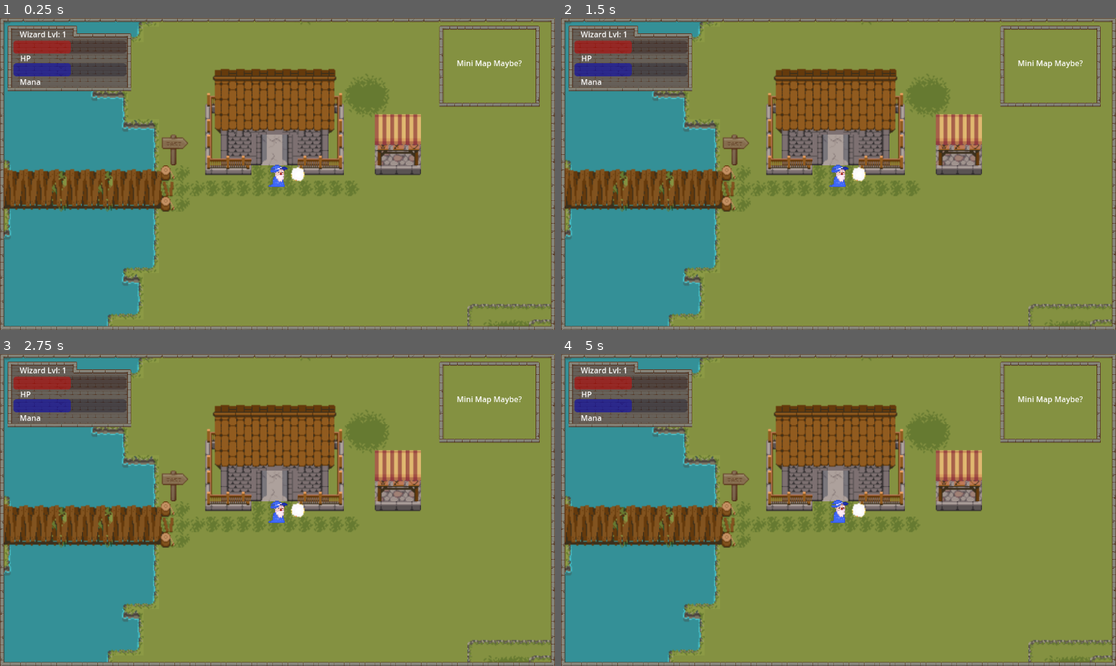
Above: before the commit, frames 1-4 (two rows, left to right).
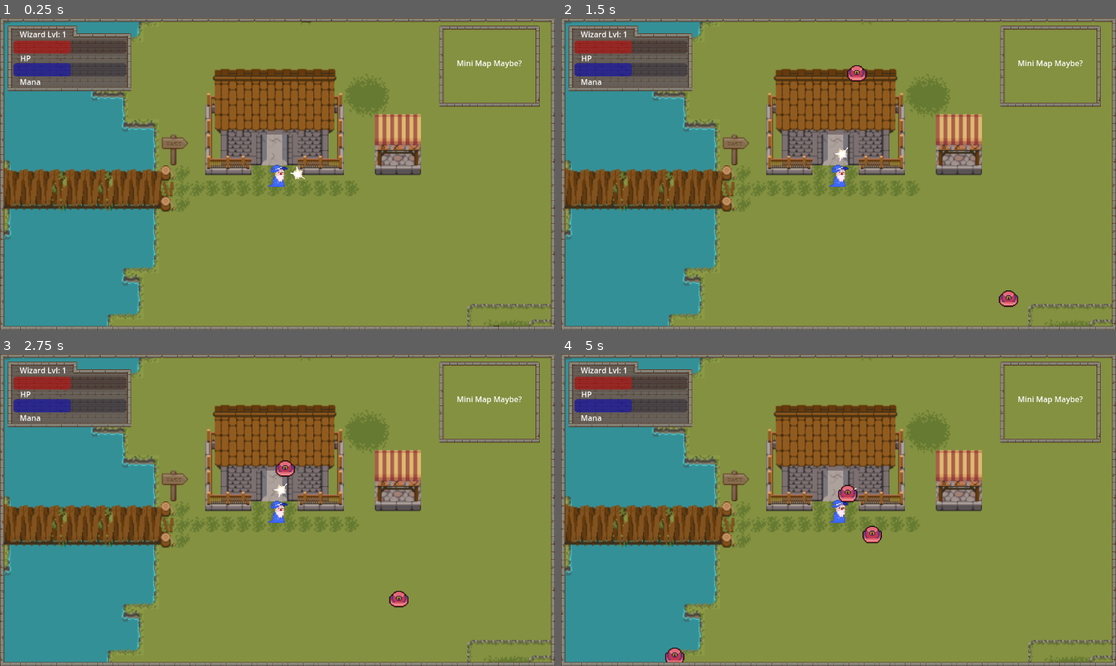
Above: after the commit, the same moments.

Repository: taylordallimore/Wizardry-Wasteland
Game: Godot game, scene res://levels/level2/level_2.tscn
The game is run twice, just before and just after one commit, with the same random seed, the same clock (stepped at 60 frames per second) and the same inputs. This scene is started directly instead of the project's main scene.
Inputs:
- Up to frame 1 (0.25 s): no input
- Up to frame 2 (1.5 s): tap 1 (magic1) at 0.6, 1.35 s
- Up to frame 3 (2.75 s): tap 1 (magic1) at 2.1 s
- Up to frame 4 (5 s): tap 1 (magic1) at 2.85, 3.6, 4.35 s

The runs differ from the first frame. In frame 1, less than 0.1% of the frame differs, in the area x 52-90%, y 0-99%; in frame 2, 0.4%; in frame 3, 0.4%; in frame 4, 0.6%, in the area x 18-58%, y 41-99%.

Commit message:
orb

Diff:
--- /dev/null
+++ b/entities/bullet.tscn
@@ -0,0 +1,17 @@
+[gd_scene load_steps=3 format=3 uid="uid://f0sw8fpdn1gj"]
+
+[ext_resource type="Texture2D" uid="uid://de13y4ggkup62" path="res://common/assets/magic_spells/round_explosion/PNG/frame0007.png" id="1_u3eaq"]
+
+[sub_resource type="CircleShape2D" id="CircleShape2D_7b2f3"]
+radius = 14.0
+
+[node name="Bullet" type="Area2D"]
+
+[node name="Frame0007" type="Sprite2D" parent="."]
+texture_filter = 1
+position = Vector2(-1.90735e-06, 0)
+scale = Vector2(0.51, 0.51)
+texture = ExtResource("1_u3eaq")
+
+[node name="CollisionShape2D" type="CollisionShape2D" parent="."]
+shape = SubResource("CircleShape2D_7b2f3")
--- a/entities/gun.gd
+++ b/entities/gun.gd
@@ -1,7 +1,10 @@
 extends Area2D
 
+@onready var anim = $AnimationPlayer
 
-func _physics_process(delta):
+
+
+func _physics_process(_delta):
 	var enemies_in_range = get_overlapping_bodies()
 	if enemies_in_range.size() > 0:
 		var target_enemy = enemies_in_range.front()
--- a/entities/gun.tscn
+++ b/entities/gun.tscn
@@ -1,10 +1,279 @@
-[gd_scene load_steps=4 format=3 uid="uid://b240o8ic7ajmf"]
-
-[ext_resource type="Texture2D" uid="uid://boniqr681ffad" path="res://common/assets/magic_spells/X_plosion/PNG/frame0001.png" id="1_0onwk"]
+[gd_scene load_steps=39 format=3 uid="uid://b240o8ic7ajmf"]
+
 [ext_resource type="Script" path="res://entities/gun.gd" id="1_a6ag5"]
+[ext_resource type="Texture2D" uid="uid://2lecll6ydvrd" path="res://common/assets/magic_spells/round_explosion/PNG/frame0008.png" id="2_bedgr"]
+[ext_resource type="Texture2D" uid="uid://dk0sp446cbkce" path="res://common/assets/magic_spells/round_vortex/spritesheet/spritesheet.png" id="3_713dy"]
 
 [sub_resource type="CircleShape2D" id="CircleShape2D_drhbb"]
 radius = 155.081
+
+[sub_resource type="AtlasTexture" id="AtlasTexture_osc0w"]
+atlas = ExtResource("3_713dy")
+region = Rect2(0, 0, 100, 100)
+
+[sub_resource type="AtlasTexture" id="AtlasTexture_opfrt"]
+atlas = ExtResource("3_713dy")
+region = Rect2(100, 0, 100, 100)
+
+[sub_resource type="AtlasTexture" id="AtlasTexture_sot87"]
+atlas = ExtResource("3_713dy")
+region = Rect2(200, 0, 100, 100)
+
+[sub_resource type="AtlasTexture" id="AtlasTexture_1mw1w"]
+atlas = ExtResource("3_713dy")
+region = Rect2(300, 0, 100, 100)
+
+[sub_resource type="AtlasTexture" id="AtlasTexture_n8kgh"]
+atlas = ExtResource("3_713dy")
+region = Rect2(400, 0, 100, 100)
+
+[sub_resource type="AtlasTexture" id="AtlasTexture_lf2p2"]
+atlas = ExtResource("3_713dy")
+region = Rect2(500, 0, 100, 100)
+
+[sub_resource type="AtlasTexture" id="AtlasTexture_ql86o"]
+atlas = ExtResource("3_713dy")
+region = Rect2(600, 0, 100, 100)
+
+[sub_resource type="AtlasTexture" id="AtlasTexture_nhe3o"]
+atlas = ExtResource("3_713dy")
+region = Rect2(700, 0, 100, 100)
+
+[sub_resource type="AtlasTexture" id="AtlasTexture_b4qdp"]
+atlas = ExtResource("3_713dy")
+region = Rect2(800, 0, 100, 100)
+
+[sub_resource type="AtlasTexture" id="AtlasTexture_denxc"]
+atlas = ExtResource("3_713dy")
+region = Rect2(900, 0, 100, 100)
+
+[sub_resource type="AtlasTexture" id="AtlasTexture_ujkex"]
+atlas = ExtResource("3_713dy")
+region = Rect2(0, 100, 100, 100)
+
+[sub_resource type="AtlasTexture" id="AtlasTexture_8nn5w"]
+atlas = ExtResource("3_713dy")
+region = Rect2(100, 100, 100, 100)
+
+[sub_resource type="AtlasTexture" id="AtlasTexture_xt8f6"]
+atlas = ExtResource("3_713dy")
+region = Rect2(200, 100, 100, 100)
+
+[sub_resource type="AtlasTexture" id="AtlasTexture_g7ywl"]
+atlas = ExtResource("3_713dy")
+region = Rect2(300, 100, 100, 100)
+
+[sub_resource type="AtlasTexture" id="AtlasTexture_vjuhf"]
+atlas = ExtResource("3_713dy")
+region = Rect2(400, 100, 100, 100)
+
+[sub_resource type="AtlasTexture" id="AtlasTexture_dohx6"]
+atlas = ExtResource("3_713dy")
+region = Rect2(500, 100, 100, 100)
+
+[sub_resource type="AtlasTexture" id="AtlasTexture_81nax"]
+atlas = ExtResource("3_713dy")
+region = Rect2(600, 100, 100, 100)
+
+[sub_resource type="AtlasTexture" id="AtlasTexture_d5ecr"]
+atlas = ExtResource("3_713dy")
+region = Rect2(700, 100, 100, 100)
+
+[sub_resource type="AtlasTexture" id="AtlasTexture_icp3t"]
+atlas = ExtResource("3_713dy")
+region = Rect2(800, 100, 100, 100)
+
+[sub_resource type="AtlasTexture" id="AtlasTexture_3dnf6"]
+atlas = ExtResource("3_713dy")
+region = Rect2(900, 100, 100, 100)
+
+[sub_resource type="AtlasTexture" id="AtlasTexture_o60eg"]
+atlas = ExtResource("3_713dy")
+region = Rect2(0, 200, 100, 100)
+
+[sub_resource type="AtlasTexture" id="AtlasTexture_awrbf"]
+atlas = ExtResource("3_713dy")
+region = Rect2(100, 200, 100, 100)
+
+[sub_resource type="AtlasTexture" id="AtlasTexture_hcqob"]
+atlas = ExtResource("3_713dy")
+region = Rect2(200, 200, 100, 100)
+
+[sub_resource type="AtlasTexture" id="AtlasTexture_8d0p2"]
+atlas = ExtResource("3_713dy")
+region = Rect2(300, 200, 100, 100)
+
+[sub_resource type="AtlasTexture" id="AtlasTexture_37ms5"]
+atlas = ExtResource("3_713dy")
+region = Rect2(400, 200, 100, 100)
+
+[sub_resource type="AtlasTexture" id="AtlasTexture_ndheh"]
+atlas = ExtResource("3_713dy")
+region = Rect2(500, 200, 100, 100)
+
+[sub_resource type="AtlasTexture" id="AtlasTexture_ysy6r"]
+atlas = ExtResource("3_713dy")
+region = Rect2(600, 200, 100, 100)
+
+[sub_resource type="AtlasTexture" id="AtlasTexture_ig42s"]
+atlas = ExtResource("3_713dy")
+region = Rect2(700, 200, 100, 100)
+
+[sub_resource type="AtlasTexture" id="AtlasTexture_q0cw8"]
+atlas = ExtResource("3_713dy")
+region = Rect2(800, 200, 100, 100)
+
+[sub_resource type="AtlasTexture" id="AtlasTexture_kjkl0"]
+atlas = ExtResource("3_713dy")
+region = Rect2(900, 200, 100, 100)
+
+[sub_resource type="SpriteFrames" id="SpriteFrames_ftes2"]
+animations = [{
+"frames": [{
+"duration": 1.0,
+"texture": SubResource("AtlasTexture_osc0w")
+}, {
+"duration": 1.0,
+"texture": SubResource("AtlasTexture_opfrt")
+}, {
+"duration": 1.0,
+"texture": SubResource("AtlasTexture_sot87")
+}, {
+"duration": 1.0,
+"texture": SubResource("AtlasTexture_1mw1w")
+}, {
+"duration": 1.0,
+"texture": SubResource("AtlasTexture_n8kgh")
+}, {
+"duration": 1.0,
+"texture": SubResource("AtlasTexture_lf2p2")
+}, {
+"duration": 1.0,
+"texture": SubResource("AtlasTexture_ql86o")
+}, {
+"duration": 1.0,
+"texture": SubResource("AtlasTexture_nhe3o")
+}, {
+"duration": 1.0,
+"texture": SubResource("AtlasTexture_b4qdp")
+}, {
+"duration": 1.0,
+"texture": SubResource("AtlasTexture_denxc")
+}, {
+"duration": 1.0,
+"texture": SubResource("AtlasTexture_ujkex")
+}, {
+"duration": 1.0,
+"texture": SubResource("AtlasTexture_8nn5w")
+}, {
+"duration": 1.0,
+"texture": SubResource("AtlasTexture_xt8f6")
+}, {
+"duration": 1.0,
+"texture": SubResource("AtlasTexture_g7ywl")
+}, {
+"duration": 1.0,
+"texture": SubResource("AtlasTexture_vjuhf")
+}, {
+"duration": 1.0,
+"texture": SubResource("AtlasTexture_dohx6")
+}, {
+"duration": 1.0,
+"texture": SubResource("AtlasTexture_81nax")
+}, {
+"duration": 1.0,
+"texture": SubResource("AtlasTexture_d5ecr")
+}, {
+"duration": 1.0,
+"texture": SubResource("AtlasTexture_icp3t")
+}, {
+"duration": 1.0,
+"texture": SubResource("AtlasTexture_3dnf6")
+}, {
+"duration": 1.0,
+"texture": SubResource("AtlasTexture_o60eg")
+}, {
+"duration": 1.0,
+"texture": SubResource("AtlasTexture_awrbf")
+}, {
+"duration": 1.0,
+"texture": SubResource("AtlasTexture_hcqob")
+}, {
+"duration": 1.0,
+"texture": SubResource("AtlasTexture_8d0p2")
+}, {
+"duration": 1.0,
+"texture": SubResource("AtlasTexture_37ms5")
+}, {
+"duration": 1.0,
+"texture": SubResource("AtlasTexture_ndheh")
+}, {
+"duration": 1.0,
+"texture": SubResource("AtlasTexture_ysy6r")
+}, {
+"duration": 1.0,
+"texture": SubResource("AtlasTexture_ig42s")
+}, {
+"duration": 1.0,
+"texture": SubResource("AtlasTexture_q0cw8")
+}, {
+"duration": 1.0,
+"texture": SubResource("AtlasTexture_kjkl0")
+}],
+"loop": true,
+"name": &"orb",
+"speed": 5.0
+}]
+
+[sub_resource type="Animation" id="Animation_l7mlu"]
+resource_name = "orb"
+length = 2.8
+loop_mode = 1
+tracks/0/type = "value"
+tracks/0/imported = false
+tracks/0/enabled = true
+tracks/0/path = NodePath("Marker2D/AnimatedSprite2D:animation")
+tracks/0/interp = 1
+tracks/0/loop_wrap = true
+tracks/0/keys = {
+"times": PackedFloat32Array(0),
+"transitions": PackedFloat32Array(1),
+"update": 1,
+"values": [&"default"]
+}
+tracks/1/type = "value"
+tracks/1/imported = false
+tracks/1/enabled = true
+tracks/1/path = NodePath("Marker2D/AnimatedSprite2D:frame")
+tracks/1/interp = 1
+tracks/1/loop_wrap = true
+tracks/1/keys = {
+"times": PackedFloat32Array(0, 0.1, 0.2, 0.3, 0.4, 0.5, 0.6, 0.7, 0.8, 0.9, 1, 1.1, 1.2, 1.3, 1.4, 1.5, 1.6, 1.7, 1.8, 1.9, 2, 2.1, 2.2, 2.3, 2.4, 2.5, 2.6, 2.7, 2.8),
+"transitions": PackedFloat32Array(1, 1, 1, 1, 1, 1, 1, 1, 1, 1, 1, 1, 1, 1, 1, 1, 1, 1, 1, 1, 1, 1, 1, 1, 1, 1, 1, 1, 1),
+"update": 1,
+"values": [0, 1, 3, 4, 5, 6, 7, 8, 9, 10, 11, 12, 13, 14, 15, 16, 17, 18, 19, 20, 21, 22, 23, 24, 25, 26, 27, 28, 29]
+}
+
+[sub_resource type="Animation" id="Animation_y4w1d"]
+length = 0.001
+tracks/0/type = "value"
+tracks/0/imported = false
+tracks/0/enabled = true
+tracks/0/path = NodePath("Marker2D/AnimatedSprite2D:frame")
+tracks/0/interp = 1
+tracks/0/loop_wrap = true
+tracks/0/keys = {
+"times": PackedFloat32Array(0),
+"transitions": PackedFloat32Array(1),
+"update": 1,
+"values": [1]
+}
+
+[sub_resource type="AnimationLibrary" id="AnimationLibrary_lgj66"]
+_data = {
+"RESET": SubResource("Animation_y4w1d"),
+"orb": SubResource("Animation_l7mlu")
+}
 
 [node name="Area2D" type="Area2D"]
 collision_layer = 0
@@ -18,6 +287,20 @@
 
 [node name="Frame0001" type="Sprite2D" parent="Marker2D"]
 position = Vector2(21, 0)
-texture = ExtResource("1_0onwk")
-
-[node name="ShootingPoint" type="Marker2D" parent="Marker2D/Frame0001"]
+scale = Vector2(0.25, 0.25)
+texture = ExtResource("2_bedgr")
+
+[node name="AnimatedSprite2D" type="AnimatedSprite2D" parent="Marker2D"]
+position = Vector2(21, 4.54747e-13)
+scale = Vector2(0.29, 0.29)
+sprite_frames = SubResource("SpriteFrames_ftes2")
+frame = 1
+
+[node name="AnimationPlayer" type="AnimationPlayer" parent="Marker2D/AnimatedSprite2D"]
+root_node = NodePath("../../..")
+libraries = {
+"": SubResource("AnimationLibrary_lgj66")
+}
+
+[node name="ShootingPoint" type="Marker2D" parent="Marker2D/AnimatedSprite2D/AnimationPlayer"]
+position = Vector2(21, 0)
--- a/entities/player.tscn
+++ b/entities/player.tscn
@@ -34,8 +34,8 @@
 "
 
 [sub_resource type="CapsuleShape2D" id="CapsuleShape2D_5sqwi"]
-radius = 6.0
-height = 20.0
+radius = 8.0
+height = 26.0
 
 [sub_resource type="AnimationNodeTimeScale" id="AnimationNodeTimeScale_xc2it"]
 
@@ -244,6 +244,7 @@
 script = SubResource("GDScript_53pd3")
 
 [node name="CollisionShape2D" type="CollisionShape2D" parent="."]
+position = Vector2(0, 2)
 shape = SubResource("CapsuleShape2D_5sqwi")
 
 [node name="Camera2D" type="Camera2D" parent="."]
@@ -270,3 +271,4 @@
 frame = 1
 
 [node name="Area2D" parent="." instance=ExtResource("2_6jp28")]
+texture_filter = 1
--- a/entities/slime.tscn
+++ b/entities/slime.tscn
@@ -94,6 +94,9 @@
 }
 
 [node name="Slime" type="CharacterBody2D"]
+light_mask = 2
+collision_layer = 2
+collision_mask = 3
 script = ExtResource("1_jdpa3")
 
 [node name="CollisionShape2D" type="CollisionShape2D" parent="."]
--- a/levels/level2/level_2.tscn
+++ b/levels/level2/level_2.tscn
@@ -9048,3 +9048,16 @@
 [node name="UI" parent="player" instance=ExtResource("18_nrq8t")]
 
 [node name="Slime" parent="." instance=ExtResource("19_6c1mx")]
+position = Vector2(-33, -74)
+
+[node name="Slime2" parent="." instance=ExtResource("19_6c1mx")]
+position = Vector2(-141, 149)
+
+[node name="Slime3" parent="." instance=ExtResource("19_6c1mx")]
+position = Vector2(873, 203)
+
+[node name="Slime4" parent="." instance=ExtResource("19_6c1mx")]
+position = Vector2(668, -149)
+
+[node name="Slime5" parent="." instance=ExtResource("19_6c1mx")]
+position = Vector2(280, 349)
